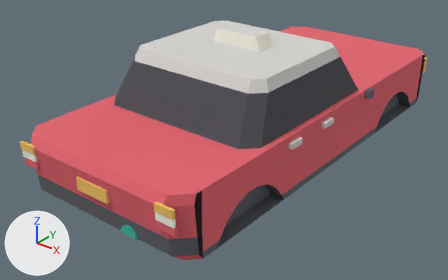
An edit to the glTF model game/assets/authored/vehicles/taxi_body.glb, drawn before and after from the same camera.
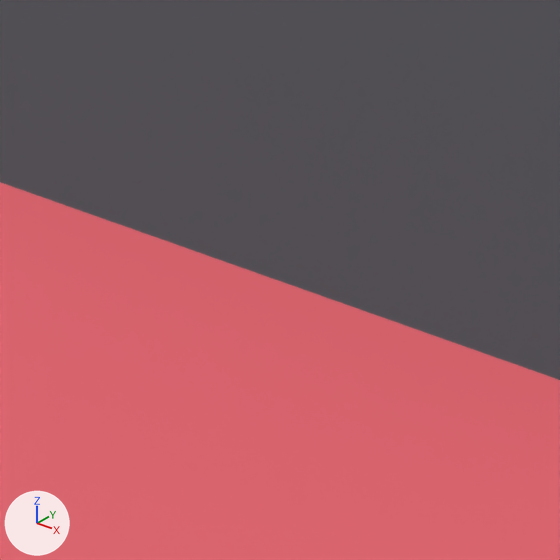
There are two pictures of each version: one whole from a 50 mm lens placed at (3.344, -4.718, 2.567), pointed at (-0.111, -0.4, -0.111), one close up on the part from 29% to 46% of the width and 30% to 58% of the height. Lighting does not change. The marker at lower left points along +X, +Y and +Z. The first two pictures are the older version. Vertices at exactly the same position are counted once.

The older version as bpy lines, for what is in view:
```python
me_taxi_body = bpy.data.meshes.new('taxi_body')
me_taxi_body.from_pydata(...)  # 408 vertices, 592 faces; spans x -0.96..0.96, y -2.16..2.17, z -0.2..0.99
me_taxi_body.materials.append(mat_vehicle_body)
ob_taxi_body = bpy.data.objects.new('taxi_body', me_taxi_body)
ob_taxi_body.location = (0.0, 0.0, 0.0)
```
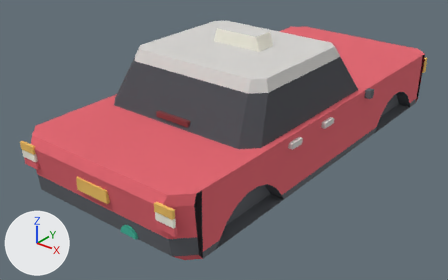
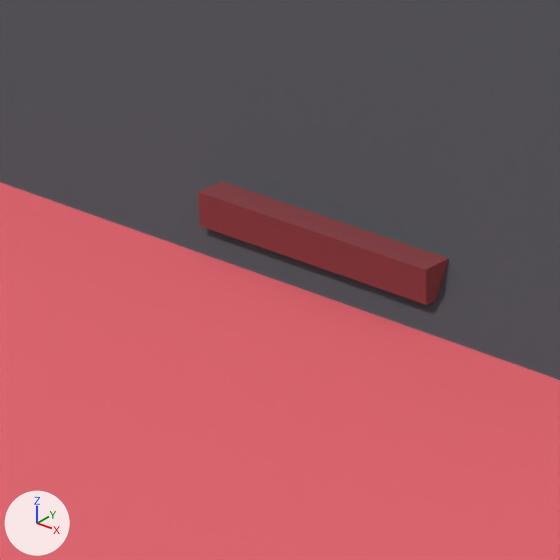
The change, as a diff of the scene's bpy script:
```diff
--- a/game/assets/authored/vehicles/taxi_body.glb.py
+++ b/game/assets/authored/vehicles/taxi_body.glb.py
@@ me_taxi_body @@
 # used by ob_taxi_body; location = (0.0, 0.0, 0.0)
-me_taxi_body.from_pydata(...)  # 408 vertices, 592 faces; spans x -0.96..0.96, y -2.16..2.17, z -0.2..0.99
+me_taxi_body.from_pydata(...)  # 416 vertices, 604 faces; spans x -0.96..0.96, y -2.16..2.17, z -0.2..0.99
+# me_taxi_body part 1: a new loose piece, a box spanning x -0.18..0.18, y -1.246..-1.206, z 0.413..0.457, in mat_vehicle_body
 me_taxi_body.materials.append(mat_vehicle_body)
```

Changed parts and their boxes (x1, y1, x2, y2) in the close-ups (560 x 560 px):
part 1 of me_taxi_body, added (brown): after (198, 182, 449, 305)
